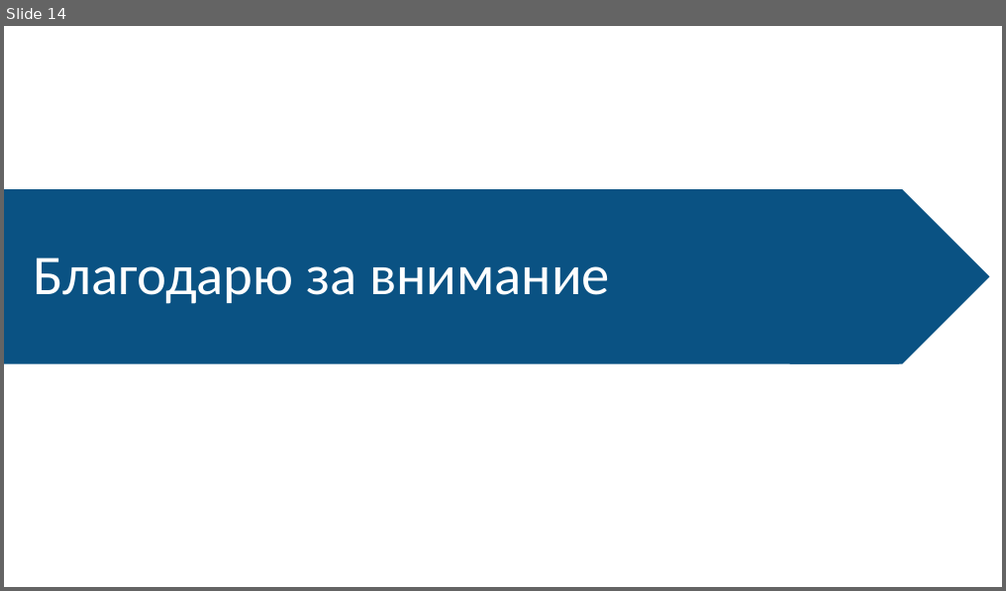
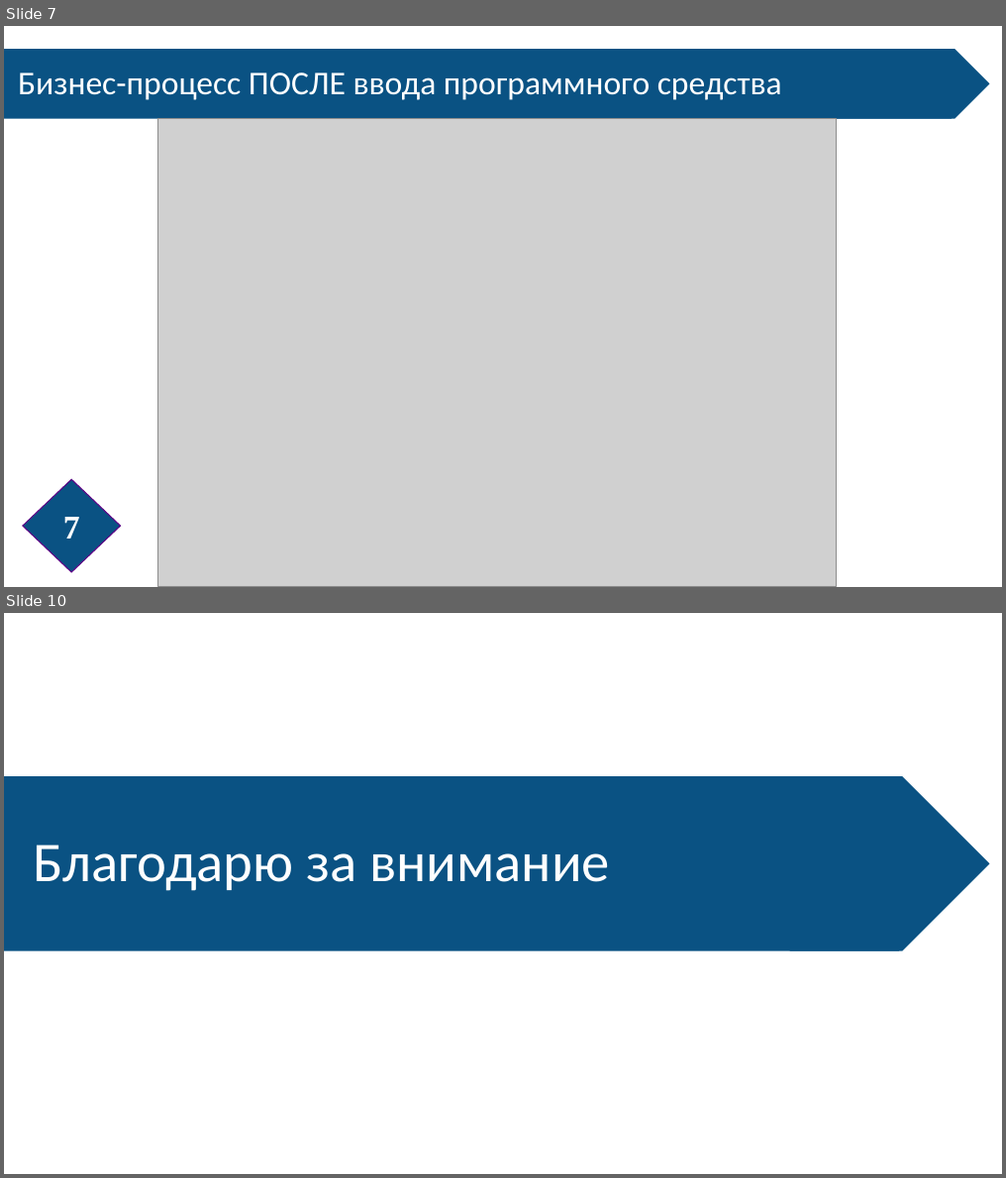
Before and after one commit to LebedevOleg/VKR_2022, a slide deck: Prezentatsia_VKR_2022.pptx. Shown one above the other, each under a label of ours: slide 14 before the commit, slides 7 and 10 after it; the slides between them are not shown. The pictures are 1006x591 and 1006x1178 pixels, drawn with LibreOffice and Linux fonts; fonts in the diff are those of the drawing; grey boxes stand for pictures. Boxes give left, top, right and bottom in pixels: in the first picture for what was removed or moved away, otherwise in the second. Text is boxed around its words. In the diff, an @@ line names an element or a change of style, - is before the commit and + after.

```diff
--- a/Prezentatsia_VKR_2022.pptx
+++ b/Prezentatsia_VKR_2022.pptx
@@ slide 7 added at box(4, 26, 1002, 587), background #FFFFFF @@
@@ pentagon arrow added at box(4, 49, 986, 119), fill #0A5283 @@
@@ chevron added at box(790, 49, 990, 119), fill #0A5283 @@
@@ text added at box(18, 73, 782, 100), 32 pt, text #FFFFFF @@
+Бизнес-процесс ПОСЛЕ ввода программного средства
@@ picture added at box(157, 119, 836, 586) @@
@@ page number added at box(23, 479, 121, 572), fill #0A5283, outline #5D0286 1 pt, 32 pt, text #FFFFFF, bold @@
+7
@@ what was slide 14 is now slide 10 @@
```
Also in this commit, not shown: 6 slides changed, 6 other slides added, 6 slides removed, 4 other files.
